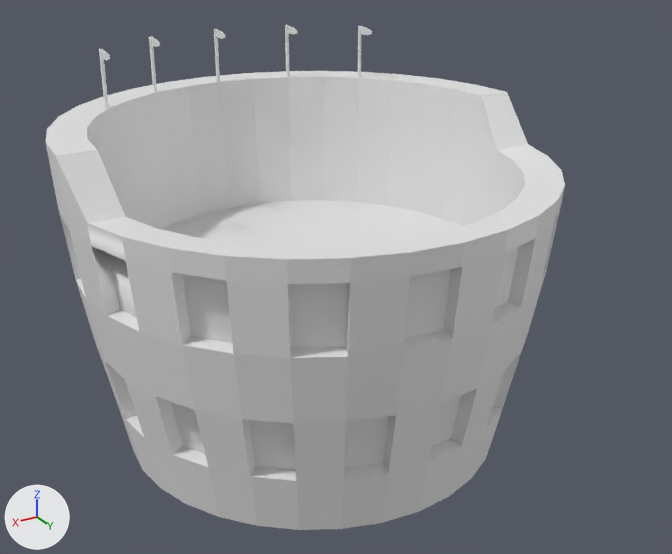
The FBX model Mickey Mouse Garden/Assets/Art/Objects/Coliceum.fbx: old version first, new version second.
The view is the same before and after, from a 50 mm lens placed at (44.1, 78.4, 38.7), pointed at (-1.5, 2.4, 0.7). The lights are fixed; the arrows at lower left show +X, +Y and +Z. Materials are left out; every surface is plain grey. Where no turn or scale is listed for an object, it has been applied to the vertices.
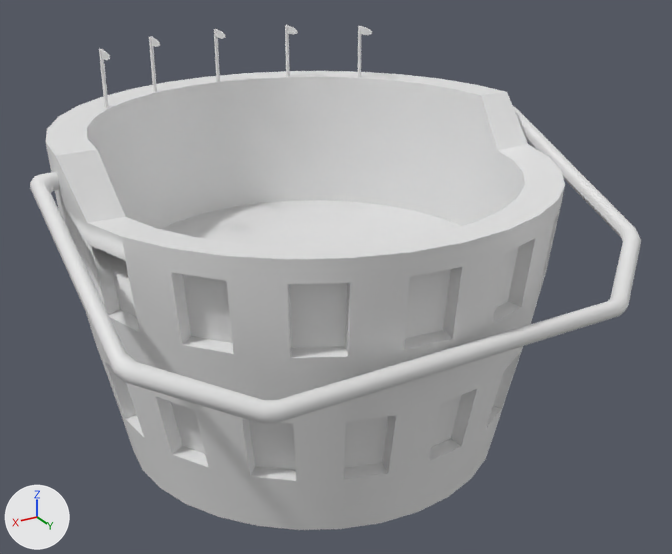
Commit message: Coliceum got some rework

Changed parts and their boxes [x1, y1, x2, y2] in the pictures (672 x 554 px):
'Cylinder', reshaped (18% wider): before [46, 25, 565, 530]; after [30, 25, 641, 530]
part 1 of me_cylinder, added: after [30, 106, 641, 423]

The edits, one by one:
me_cylinder is used by ob_cylinder; location (0.0, 0.0, 0.0).
me_cylinder had 737 vertices, 764 faces and spanned x -24.9..24.9, y -24.9..24.7, z -16.8..22.8.
me_cylinder now has 859 vertices, 892 faces and spans x -27.5..27.1, y -24.9..25.8, z -16.8..22.8.
me_cylinder part 1: a new loose piece of 122 vertices spanning x -27.5..27.1, y -2.4..25.8, z 1.4..15.1.
